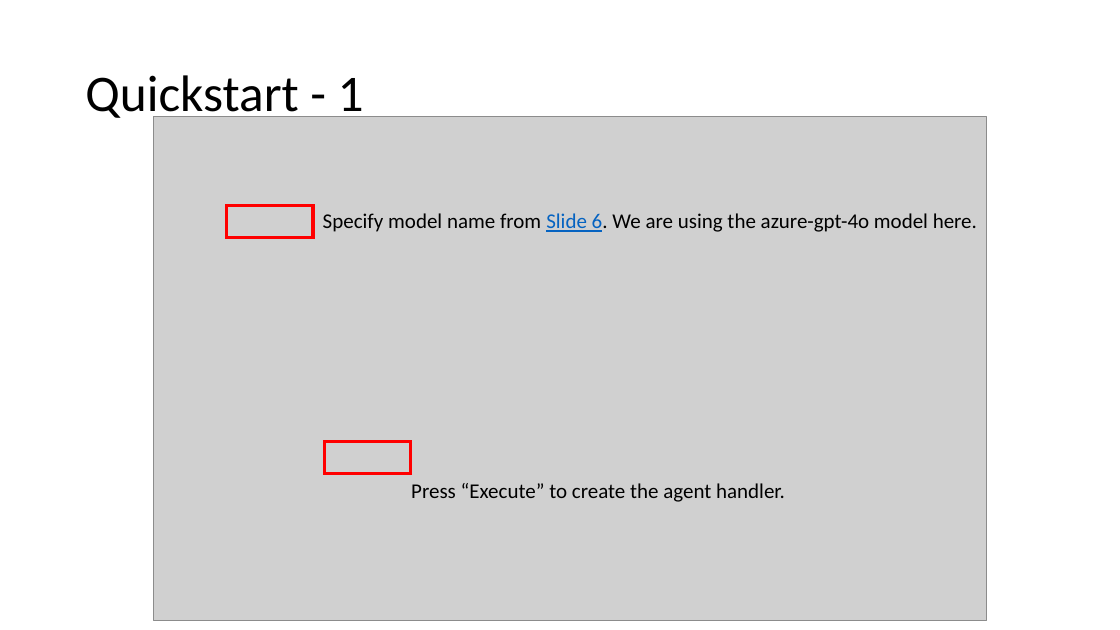
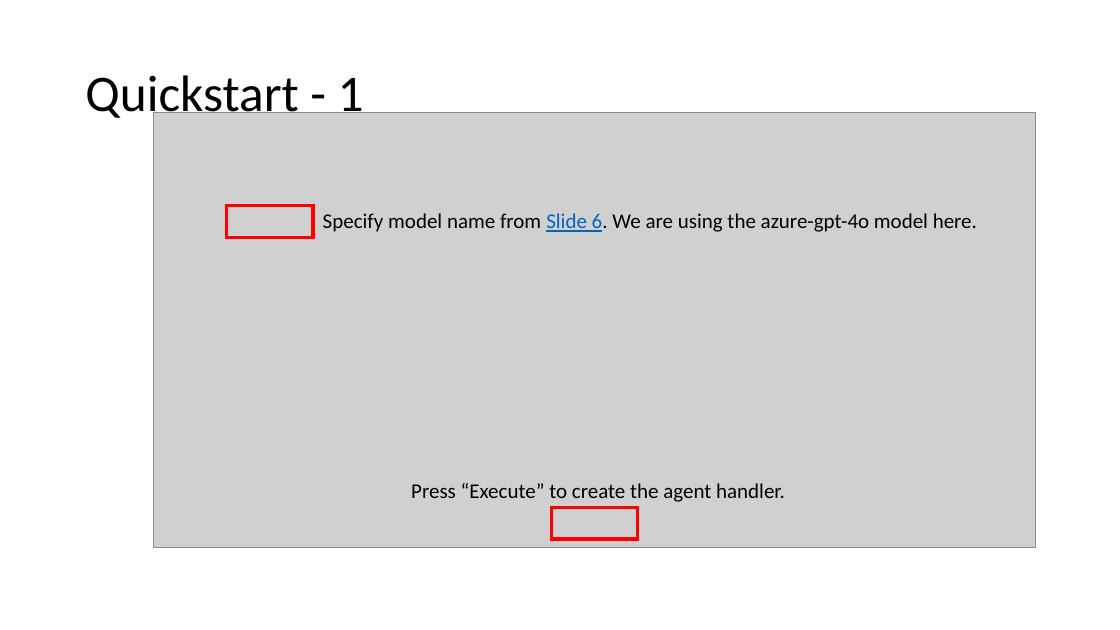
Before and after one commit to NIEHS/ToxPipe, a slide deck: slide 8 of ToxPipe API Guide.pptx. Drawn at 1120x630 pixels with LibreOffice and Linux fonts; fonts in the diff are those of the drawing; grey boxes stand for pictures. Boxes give left, top, right and bottom in pixels: in the first picture for what was removed or moved away, otherwise in the second. Text is boxed around its words. In the diff, an @@ line names an element or a change of style, - is before the commit and + after.

```diff
--- a/ToxPipe API Guide.pptx
+++ b/ToxPipe API Guide.pptx
@@ picture: place and size @@
-picture at bbox=[154, 117, 987, 621]
+picture at bbox=[154, 113, 1036, 549]
@@ rectangle: place and size @@
-rectangle at bbox=[324, 442, 411, 474]
+rectangle at bbox=[552, 507, 639, 539]
```
Also in this commit, not shown: 3 other slides changed, 3 other files.
